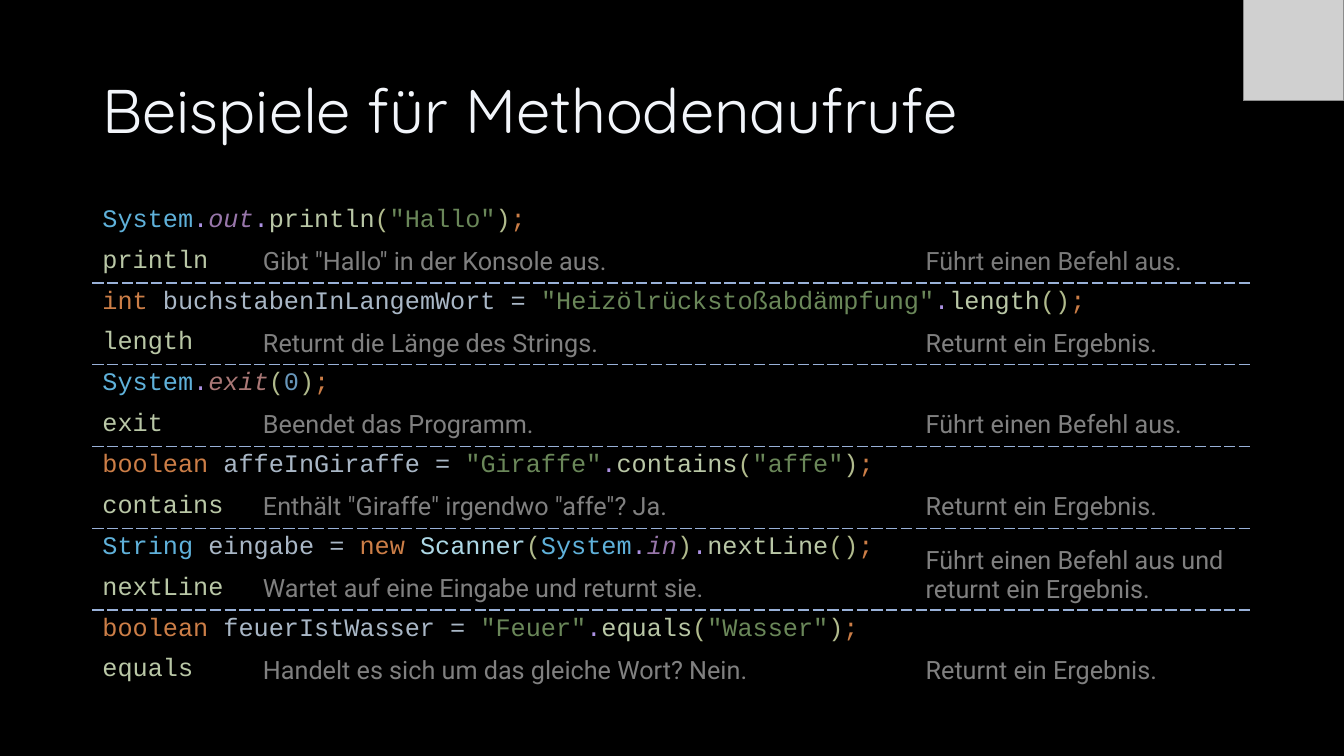
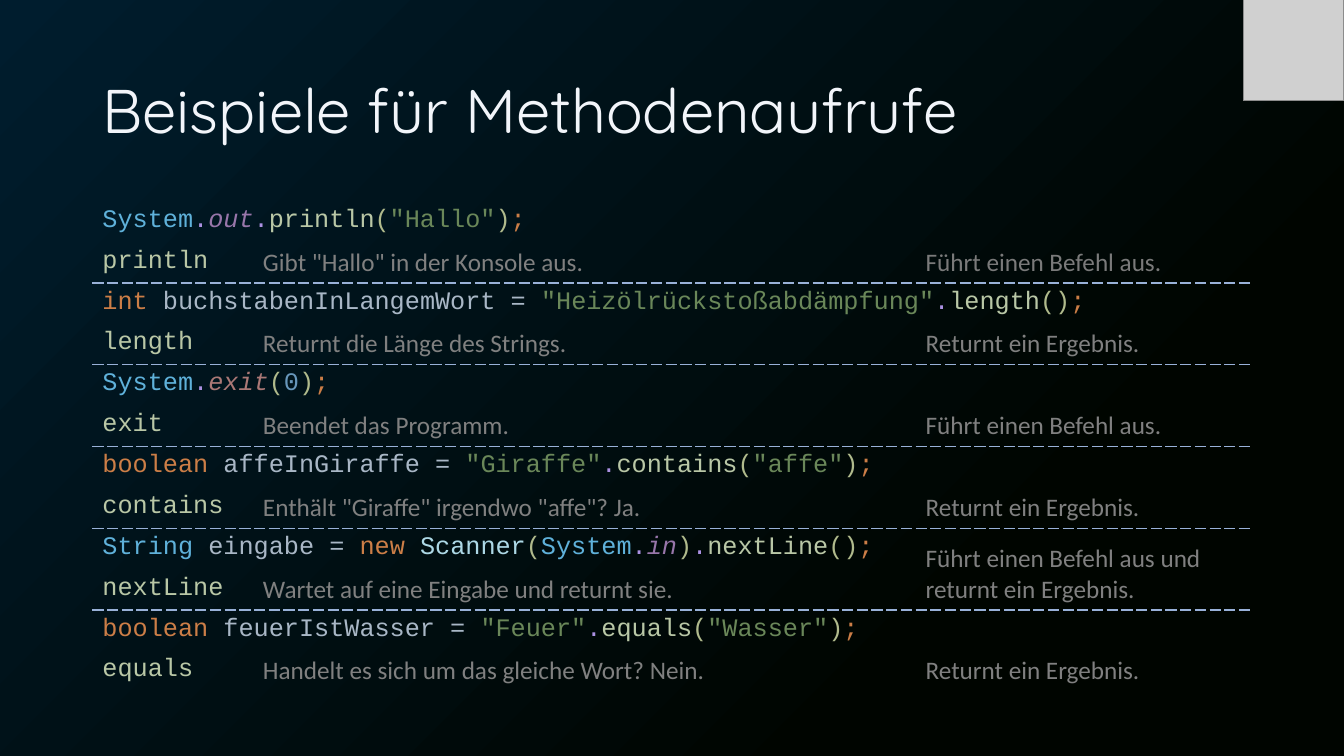
Before and after one commit to Cactusroot/Java, a slide deck: slide 29 of src/Java.pptx (slide 27 before the commit). Drawn at 1344x756 pixels with LibreOffice and Linux fonts; fonts in the diff are those of the drawing; grey boxes stand for pictures. Boxes give left, top, right and bottom in pixels: in the first picture for what was removed or moved away, otherwise in the second. Text is boxed around its words. In the diff, an @@ line names an element or a change of style, - is before the commit and + after.

```diff
--- a/src/Java.pptx
+++ b/src/Java.pptx
@@ background #000000 to gradient #001D2E to #000500 @@
@@ table at (93,202,1251,687) @@
@@ font Roboto to Calibri in "Gibt "Hallo" in der Konsole aus.", "Führt einen Befehl aus.", "Returnt die Länge des Strings.", "Returnt ein Ergebnis." and 8 more places @@
```
Also in this commit, not shown: 108 other slides changed, 4 slides added, 1 slide removed, 1 other file.
